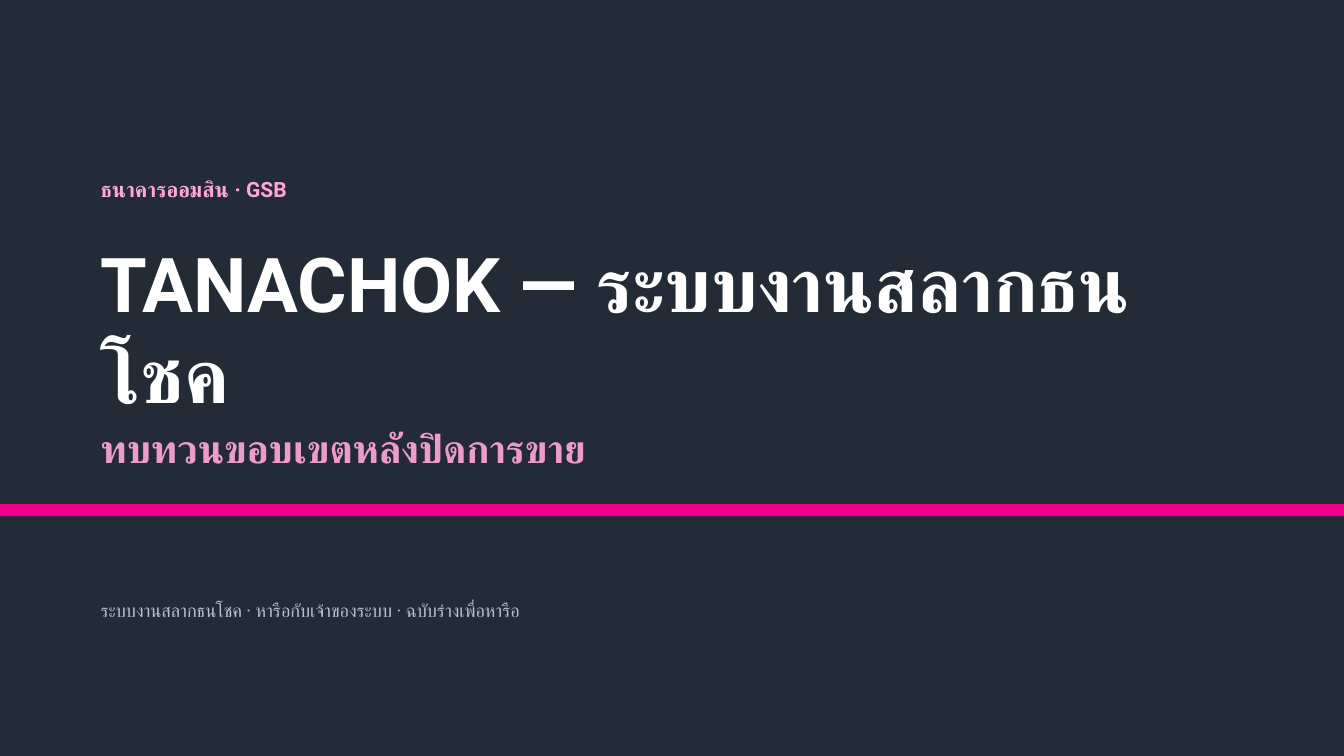
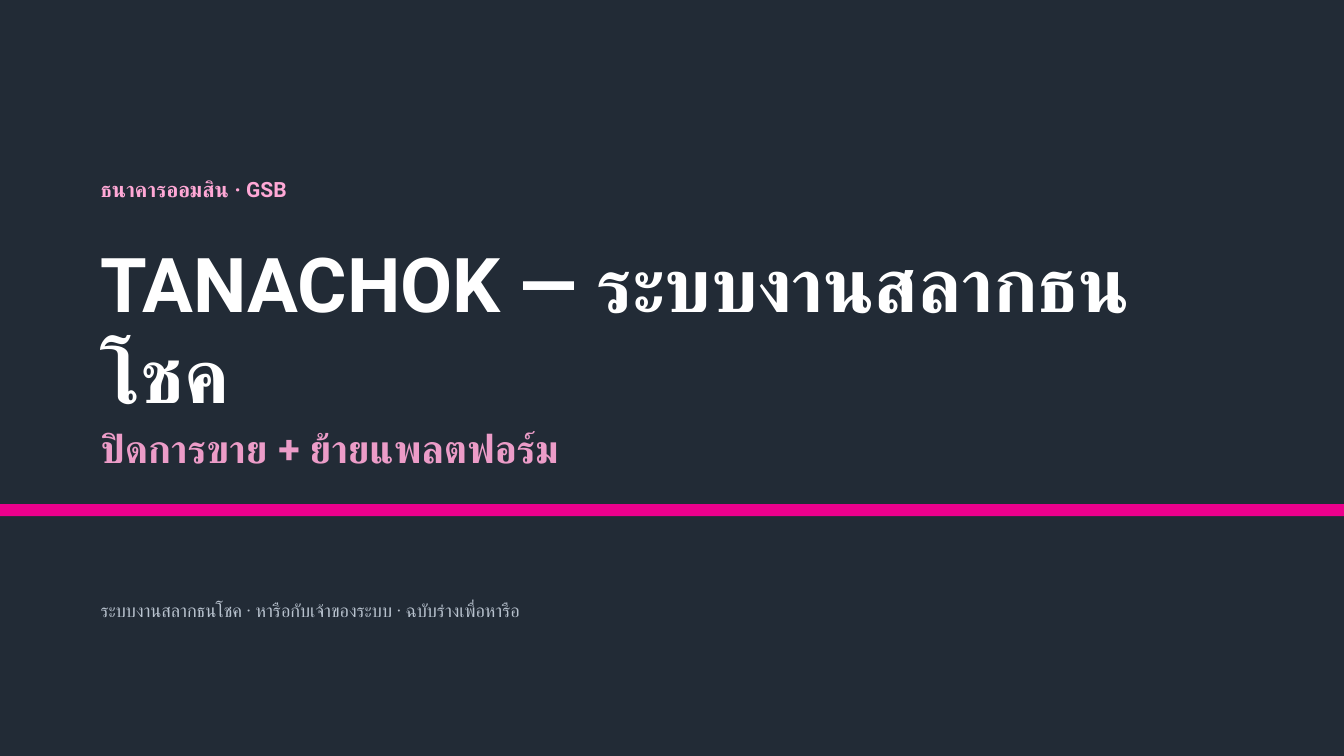
Before and after one commit to supachaitw/line-bot-images, a slide deck: slide 1 of docs/tanachok-production-slides.pptx. Drawn at 1344x756 pixels with LibreOffice and Linux fonts; fonts in the diff are those of the drawing. Boxes give left, top, right and bottom in pixels: in the first picture for what was removed or moved away, otherwise in the second. Text is boxed around its words. In the diff, an @@ line names an element or a change of style, - is before the commit and + after.

```diff
--- a/docs/tanachok-production-slides.pptx
+++ b/docs/tanachok-production-slides.pptx
@@ text at (101, 432, 559, 464): text changed @@
-ทบทวนขอบเขตหลังปิดการขาย
+ปิดการขาย + ย้ายแพลตฟอร์ม
```
Also in this commit, not shown: 5 other slides changed, 1 slide added, 1 slide removed, 6 other files.
